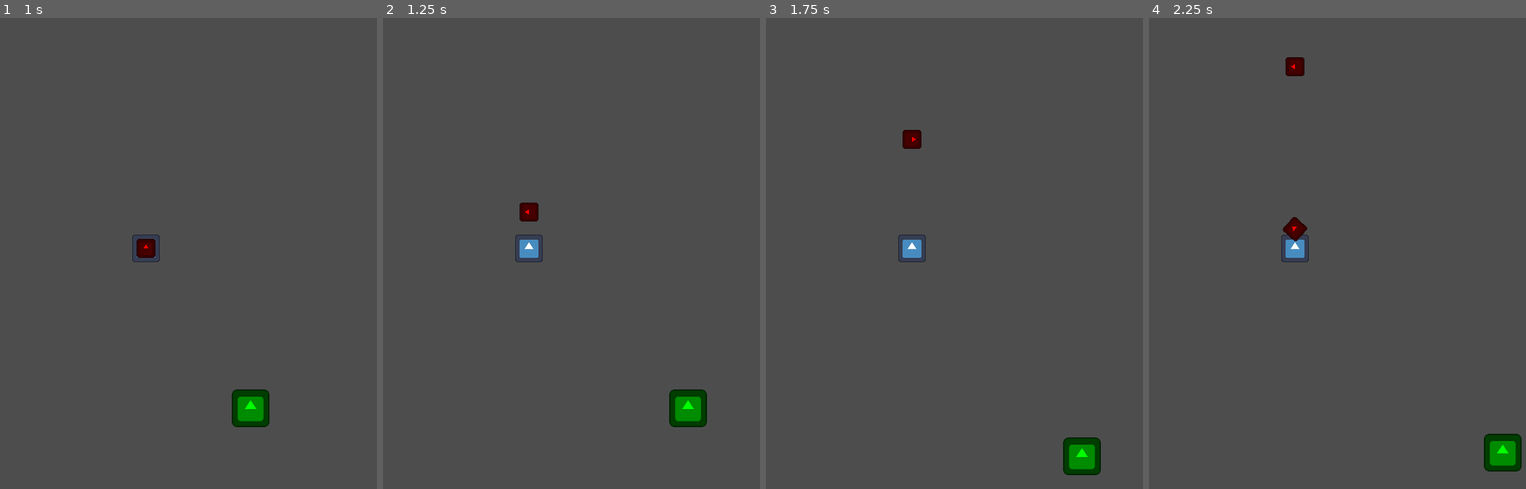
Above: before the commit, frames 1-4 (left to right).
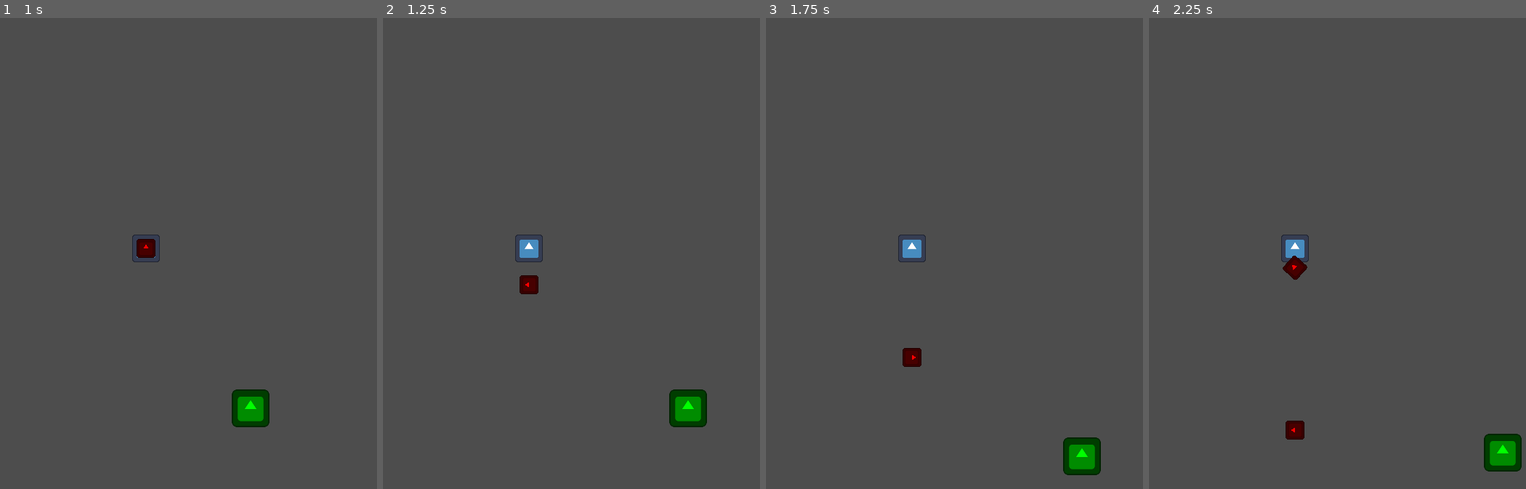
Above: after the commit, the same moments.

Repository: Zeroeth-0/Gatogun
Game: Godot game, scene res://scenes/levels/world.tscn
Two runs of this game, one before a commit and one after it. Both use one fixed random seed, a clock stepped at 60 frames per second and the inputs below. The engine's default icon, where the game draws it, is replaced by a stand-in: a white triangle on a blue panel in a dark square.
Inputs:
- Up to frame 1 (1 s): tap Enter at 0.5 s; hold D (RIGHT) from 0.53 s (still down)
- Up to frame 2 (1.25 s): keep holding D (RIGHT)
- Up to frame 3 (1.75 s): release D (RIGHT) at 1.28 s; hold S (DOWN) from 1.28 s (still down)
- Up to frame 4 (2.25 s): release S (DOWN) at 2.03 s; hold D (RIGHT) from 2.03 s (still down)

Frame 1 is identical in both runs. In frame 2, 0.4% of the frame differs, in the area x 36-42%, y 39-59%; in frame 3, 0.4%; in frame 4, 0.8%, in the area x 35-43%, y 8-90%.

Commit message:
Finished bullet and emitter

Diff:
--- a/scenes/levels/world.tscn
+++ b/scenes/levels/world.tscn
@@ -11,7 +11,6 @@
 position = Vector2(317, 317)
 script = ExtResource("4_mvtvv")
 bulletScene = ExtResource("1_xpsw6")
-spreadAngle = 360.0
 
 [node name="CatPlayer" parent="." groups=["Player"] instance=ExtResource("4_nvx4x")]
 speed = 300
--- a/source/weapons/emitter.gd
+++ b/source/weapons/emitter.gd
@@ -1,9 +1,10 @@
 extends Marker2D
 
-# ------------------------------------------------ Bullet ------------------------------------------------
+# ------------------------------------------------Bullet--------------------------------------------------
+
 @export_category("BULLET")
 @export var bulletScene: PackedScene
-@export_range(-300, 300, 50) var speed: float = 200
+@export_range(-300, 300, 50) var speed: float = 200 # Implementado
 
 @export_group("DIRECTION")
 enum Type { NONE, AIM, GRAVITY, LEFT, RIGHT, RANDOM }
@@ -21,17 +22,17 @@
 @export_range(-300, 300, 50) var sndNewSpeed: int = 200
 @export_range(0, 5, 0.5) var sndStartTime: float
 
-# ------------------------------------------------ Weapon ------------------------------------------------
+# ------------------------------------------------Weapon--------------------------------------------------
+
 @export_category("WEAPON")
 @export_group("DIRECTION")
 enum Direction { NORTH, WEST, SOUTH, EAST, NWEST, NEAST, SWEST, SEAST }
-@export var directionEnum: Direction = Direction.SOUTH
-
+@export var directionEnum: Direction = Direction.SOUTH # Implementado
 var DIRECTION_MAP = {
-	Direction.NORTH: Vector2(0, -1),
-	Direction.SOUTH: Vector2(0, 1),
-	Direction.WEST: Vector2(-1, 0),
-	Direction.EAST: Vector2(1, 0),
+	Direction.NORTH: Vector2(0, -1).normalized(),
+	Direction.SOUTH: Vector2(0, 1).normalized(),
+	Direction.WEST: Vector2(-1, 0).normalized(),
+	Direction.EAST: Vector2(1, 0).normalized(),
 	Direction.NWEST: Vector2(-1, -1).normalized(),
 	Direction.NEAST: Vector2(1, -1).normalized(),
 	Direction.SWEST: Vector2(-1, 1).normalized(),
@@ -39,128 +40,158 @@
 }
 var direction: Vector2 = Vector2(0, 1)
 @export var aimAtPlayer: bool = false
-@export var parallel: bool = false
-@export_range(-50, 50, 5) var steepness: int = 0
+@export var parallel: bool = false # Implementado
+@export_range(-50, 50, 5) var steepness: int = 0 # Implementado
 
 @export_group("ROTATION")
-@export var burstRotation: bool = false
-@export_range(0, 180, 45) var rotationAngle: int = 0
-@export_range(-150, 150, 10) var rotationSpeed: int = 0
-@export var pingPong: bool = false
-@export var centerStart: bool = true
+@export var burstRotation: bool = false # Implementado
+@export_range(0, 180, 45) var rotationAngle: int = 0 # Implementado
+@export_range(-150, 150, 10) var rotationSpeed: int = 0 # Implementado
+@export var pingPong: bool = false # Implementado
+@export var centerStart: bool = true # Implementado
 
-# ------------------------------------------------ Burst ------------------------------------------------
+# ------------------------------------------------Burst---------------------------------------------------
+
 @export_category("BURST")
-@export_range(1, 16, 1) var arms: int = 1
-@export_range(1, 10, 1) var burstCount: int = 1
-@export_range(0, 1, 0.05) var bulletInterval: float = 0.1
-@export_range(0, 5, 0.5) var warmUp: float = 1.0
-@export_range(0, 450, 50) var distanceCenter: int = 0
+@export_range(1, 16, 1) var arms: int = 1 # Implementado
+@export_range(1, 10, 1) var burstCount: int = 1 # Implementado
+@export_range(0, 1, 0.05) var bulletInterval: float = 0.1 # Implementado
+@export_range(0, 5, 0.5) var warmUp: float = 1.0 # Implementado
+@export_range(0, 450, 50) var distanceCenter: int = 0 # Implementado
 
 @export_group("SPREAD")
-@export_range(0, 360, 15) var spreadAngle: float = 45.0
-@export_range(0, 600, 100) var spreadOffset: int = 100
+@export_range(0, 360, 15) var spreadAngle: float = 45.0 # Implementado
+@export_range(0, 600, 0) var spreadOffset: int = 100 # Implementado
 enum SpeedVar { BULLET, ARM }
-@export var speedVar: SpeedVar = SpeedVar.BULLET
-@export_range(0.9, 1.1, 0.02) var speedVariation: float = 1
-@export var useSymmetry: bool = false
+@export var speedVar: SpeedVar = SpeedVar.BULLET # Implementado
+@export_range(0.9, 1.1, 0.02) var speedVariation: float = 1 # Implementado
+@export var useSymmetry: bool = false # Implementado
 
 @export_group("PROBABILITY")
-@export_range(0, 100, 10) var randomAngle: int = 0
-@export_range(0, 100, 10) var randomOffset: int = 0
-@export_range(0, 0.9, 0.1) var randomSpeed: float = 0
+@export_range(0, 100, 10) var randomAngle: int = 0 # Implementado
+@export_range(0, 100, 10) var randomOffset: int = 0 # Implementado
+@export_range(0, 0.9, 0.1) var randomSpeed: float = 0 # Implementado
 
 @export_group("REPEATER")
-@export_range(1, 8, 1) var repeatCount: int = 1
-@export_range(0, 360, 45) var repeatAngle: int = 360
-@export var keepSpeed: bool = false
+@export_range(1, 8, 1) var repeatCount: int = 1 # Implementado
+@export_range(0, 360, 45) var repeatAngle: int = 360 # Implementado
+@export var keepSpeed: bool = false # Implementado
 
-# Random number generator
 var rng = RandomNumberGenerator.new()
-var rotationDirection = 1
-var stopRotation = false
-var playerPos: Vector2 = Vector2()
+var rotation_direction = 1
+var stop_rotation = false
+var player_pos: Vector2 = Vector2()
 
-func _ready() -> void:
+func _ready():
 	direction = DIRECTION_MAP.get(directionEnum)
 	shoot()
 
-func _physics_process(delta: float) -> void:
-	if not stopRotation: rotation_degrees += rotationSpeed * delta * rotationDirection
+func _physics_process(delta):
+	if not stop_rotation:
+		rotation_degrees += rotationSpeed * delta * rotation_direction
 	handle_rotation()
 
-func handle_rotation() -> void:
-	var adjAngle = rotationAngle / 2.0 if centerStart else rotationAngle
-	var nullAngle = -rotationAngle / 2.0 if centerStart else 0
+func handle_rotation():
+	var adj_angle = rotationAngle
+	var null_angle = 0
+
+	if centerStart:
+		adj_angle = rotationAngle / 2.0
+		null_angle = null_angle - rotationAngle / 2.0
 
 	if pingPong:
-		if rotation_degrees >= adjAngle: rotationDirection = -1
-		elif rotation_degrees <= nullAngle: rotationDirection = 1
-	elif rotation_degrees >= rotationAngle and rotationAngle < 360: rotationDirection = 0
+		if rotation_degrees >= adj_angle:
+			rotation_direction = -1
+		elif rotation_degrees <= null_angle:
+			rotation_direction = 1
+	else:
+		if rotation_degrees >= rotationAngle and rotationAngle < 360:
+			rotation_direction = 0
 
-# Start shooting bullets
-func shoot() -> void:
+func shoot():
 	while true:
 		await get_tree().create_timer(warmUp).timeout
-		var newSpeed = speed
-		if not burstRotation: stopRotation = true
+		var new_spd = speed
+		if !burstRotation: stop_rotation = true
 
-		if aimAtPlayer: playerPos = GETPLAYER.get_player()
+		if aimAtPlayer: player_pos = GETPLAYER.get_player()
 
 		for i in burstCount:
-			if speedVar == SpeedVar.BULLET: newSpeed *= speedVariation
-			fire(newSpeed)
+			if speedVar == SpeedVar.BULLET: new_spd *= speedVariation
+
+			fire(new_spd)
 			await get_tree().create_timer(bulletInterval).timeout
 
-		if not burstRotation: stopRotation = false
+		if !burstRotation: stop_rotation = false
 
-# Fire bullets
-func fire(newSpeed: float) -> void:
+func fire(new_spd) -> void:
+	var shoot_spd = new_spd
 	var eachSpreadOffset = spreadOffset / float(arms)
-	var eachArmAngle = spreadAngle / float(arms) if spreadAngle == 360  else spreadAngle / float(arms - 1)
-	var offsetCorrection = eachSpreadOffset / 2 if arms % 2 == 0  else 0.0
+	var eachArmAngle
+
+	if spreadAngle == 360:
+		eachArmAngle = spreadAngle / float(arms)
+	else:
+		eachArmAngle = spreadAngle / float(arms - 1)
+
+	var offsetCorrection = 0.0
+	if arms % 2 == 0:
+		offsetCorrection = eachSpreadOffset / 2
 
 	for r in range(repeatCount):
-		var repeatRotation = repeatAngle / float(repeatCount) * r
+		if keepSpeed:
+			shoot_spd = new_spd
+
+		var repeat_rotation = repeatAngle / float(repeatCount) * r
 
 		for i in range(arms):
-			if speedVar == SpeedVar.ARM: newSpeed *= speedVariation
+			if speedVar == SpeedVar.ARM:
+				shoot_spd *= speedVariation
 
-			var shootDir = direction.rotated(rotation + deg_to_rad(repeatRotation))
-			var shootPos = global_position
+			var shoot_dir = direction.rotated(rotation + deg_to_rad(repeat_rotation))
+			var shoot_pos = global_position
 
-			if aimAtPlayer: shootDir = (playerPos - shootPos).normalized()
+			# Si aimAtPlayer está activado, ajustamos la dirección hacia el jugador
+			if aimAtPlayer:
+				shoot_dir = (player_pos - shoot_pos).normalized()
 
-			if parallel: handle_parallel_shooting(i, eachSpreadOffset, shootDir, shootPos, offsetCorrection)
+			if parallel:
+				# Aplicamos steepness para disparo paralelo
+				var offset = ((i - arms / 2.0) * eachSpreadOffset) + rng.randf_range(-randomOffset, randomOffset)
+
+				# Ajustamos la posición con steepness
+				var steepness_factor = abs(i - (arms - 1) / 2.0) * steepness
+				shoot_pos += shoot_dir * steepness_factor  # Posiciona las balas con la forma de pico
+
+				# Ajustamos también la dirección para que siga el ángulo visual correcto
+				var steepness_dir_adjustment = steepness_factor * 0.01
+				shoot_dir = shoot_dir.rotated(deg_to_rad(steepness_dir_adjustment))
+
+				# Actualizamos posición paralela con offset corregido
+				shoot_pos += shoot_dir.orthogonal() * (offset + offsetCorrection)
 			else:
-				var angleOffset = eachArmAngle * i - spreadAngle / 2 + rng.randf_range(-randomAngle, randomAngle)
-				if arms != 1: shootDir = shootDir.rotated(deg_to_rad(angleOffset))
-				if spreadAngle == 360: shootDir *= -1
+				# Comportamiento normal sin steepness
+				var angle_offset = eachArmAngle * i - spreadAngle / 2 + rng.randf_range(-randomAngle, randomAngle)
+				if arms != 1:
+					shoot_dir = shoot_dir.rotated(deg_to_rad(angle_offset))
+				if spreadAngle == 360:
+					shoot_dir *= -1
 
-			var finalSpeed = newSpeed * rng.randf_range(1 - randomSpeed, 1 + randomSpeed)
+			# Velocidad final ajustada
+			var curr_spd = shoot_spd * rng.randf_range(1 - randomSpeed, 1 + randomSpeed)
 
-			if useSymmetry: shoot_symmetric_bullets(shootDir, shootPos, finalSpeed)
-			else: shoot_bullet(shootDir, shootPos, finalSpeed)
+			# Lógica de simetría (opcional)
+			match useSymmetry:
+				false:
+					shoot_bullet(shoot_dir, shoot_pos, curr_spd)
+				true:
+					shoot_bullet(shoot_dir.rotated(deg_to_rad(45)), shoot_pos, curr_spd)
+					shoot_bullet(shoot_dir.rotated(deg_to_rad(45)) * Vector2(-1, 1), shoot_pos, curr_spd)
 
-# Handle parallel shooting
-func handle_parallel_shooting(i: int, eachSpreadOffset: float, shootDir: Vector2, shootPos: Vector2, offsetCorrection: float) -> void:
-	var offset = ((i - arms / 2.0) * eachSpreadOffset) + rng.randf_range(-randomOffset, randomOffset)
-	var steepnessFactor = abs(i - (arms - 1) / 2.0) * steepness
-	shootPos += shootDir * steepnessFactor
-	var steepnessDirAdjustment = steepnessFactor * 0.01
-	shootDir = shootDir.rotated(deg_to_rad(steepnessDirAdjustment))
-	shootPos += shootDir.orthogonal() * (offset + offsetCorrection)
-
-# Shoot symmetric bullets
-func shoot_symmetric_bullets(shootDir: Vector2, shootPos: Vector2, speed: float) -> void:
-	shoot_bullet(shootDir.rotated(deg_to_rad(45)), shootPos, speed)
-	shoot_bullet(shootDir.rotated(deg_to_rad(45)) * Vector2(-1, 1), shootPos, speed)
-
-# Shoot a single bullet
-func shoot_bullet(shootDir: Vector2, shootPos: Vector2, speed: float) -> void:
+func shoot_bullet(shoot_dir: Vector2, shoot_pos: Vector2, shoot_spd: float):
 	var bullet = bulletScene.instantiate() as Node2D
-	bullet.position = shootPos + shootDir * distanceCenter
-	bullet.set_properties(shootDir.normalized(), speed)
+	bullet.position = shoot_pos + shoot_dir * distanceCenter
+	bullet.set_properties(shoot_dir.normalized(), shoot_spd)
 	bullet.modify_direction(type, gravIntensity, deviationAngle, dirStartTime, dirDuration)
 	bullet.modify_speed(fstNewSpeed, fstStartTime, sndNewSpeed, sndStartTime)
 	get_parent().add_child(bullet)
